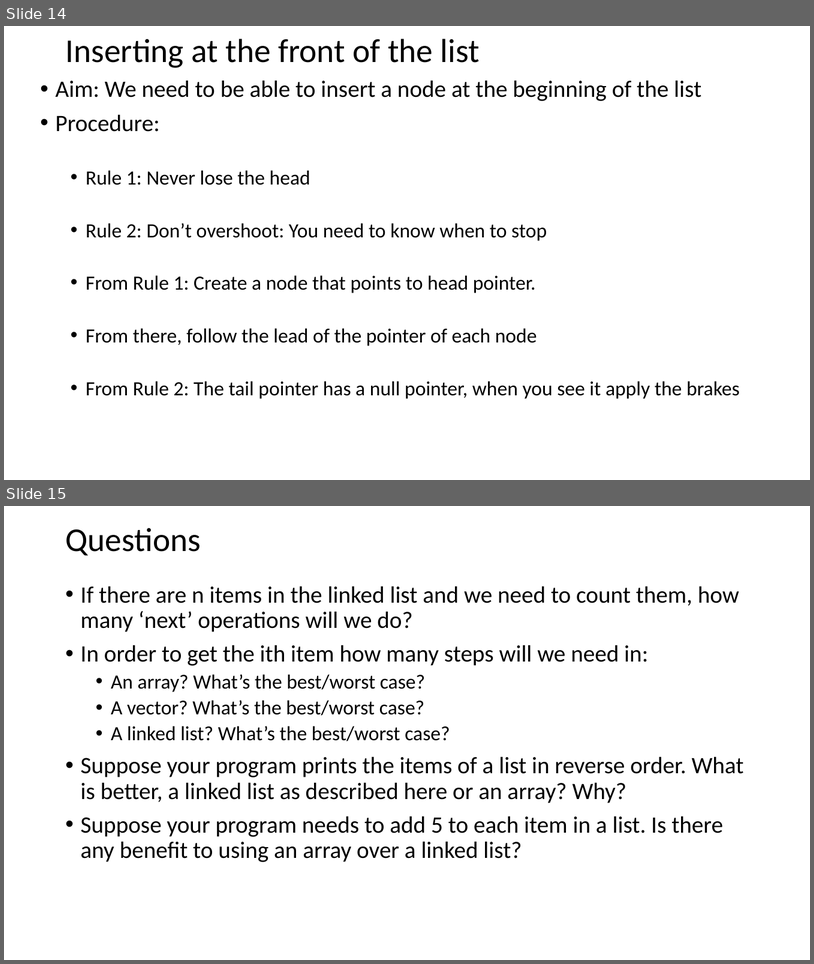
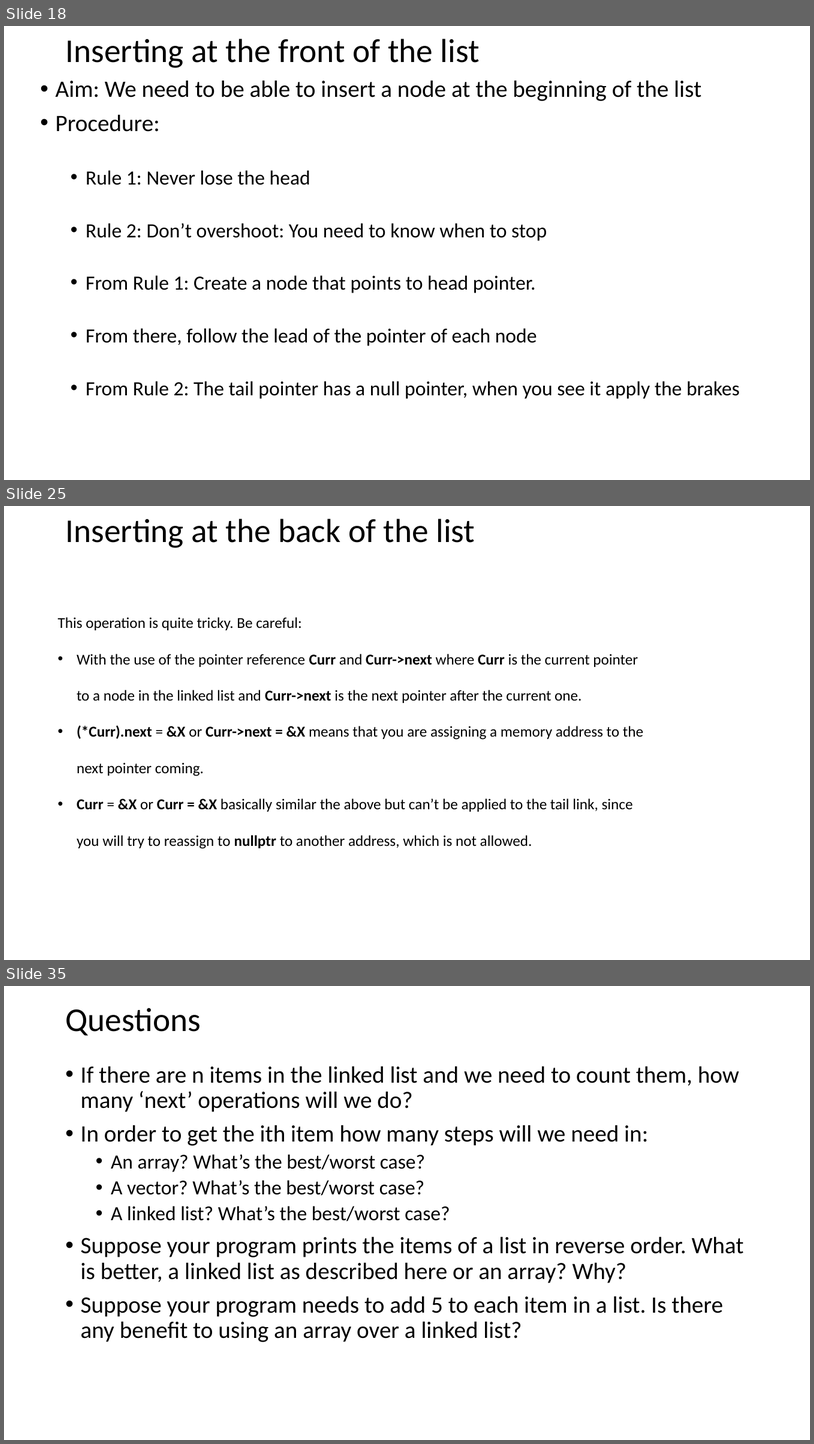
Before and after one commit to juliennyambal/COMS-1021-A-2019, a slide deck: Linked Lists.pptx. Shown one above the other, each under a label of ours: slides 14 and 15 before the commit, slides 18, 25 and 35 after it; the slides between them are not shown. The pictures are 814x964 and 814x1444 pixels, drawn with LibreOffice and Linux fonts; fonts in the diff are those of the drawing. Boxes give left, top, right and bottom in pixels: in the first picture for what was removed or moved away, otherwise in the second. Text is boxed around its words. In the diff, an @@ line names an element or a change of style, - is before the commit and + after.

```diff
--- a/Linked Lists.pptx
+++ b/Linked Lists.pptx
@@ slide 25 added at box(4, 506, 810, 960), background #FFFFFF @@
@@ title added at box(65, 519, 475, 548), 39.6 pt, text #000000 @@
+Inserting at the back of the list
@@ text added at box(58, 617, 644, 849), 18 pt, text #000000 @@
+This operation is quite tricky. Be careful:
+• With the use of the pointer reference Curr and Curr->next where Curr is the current pointer to a node in the linked list and Curr->next is the next pointer after the current one.
+• (*Curr).next = &X or Curr->next = &X means that you are assigning a memory address to the next pointer coming.
+• Curr = &X or Curr = &X basically similar the above but can’t be applied to the tail link, since you will try to reassign to nullptr to another address, which is not allowed.
@@ what was slide 14 is now slide 18 @@
@@ what was slide 15 is now slide 35 @@
```
Also in this commit, not shown: 9 slides changed, 20 other slides added, 1 other file.
